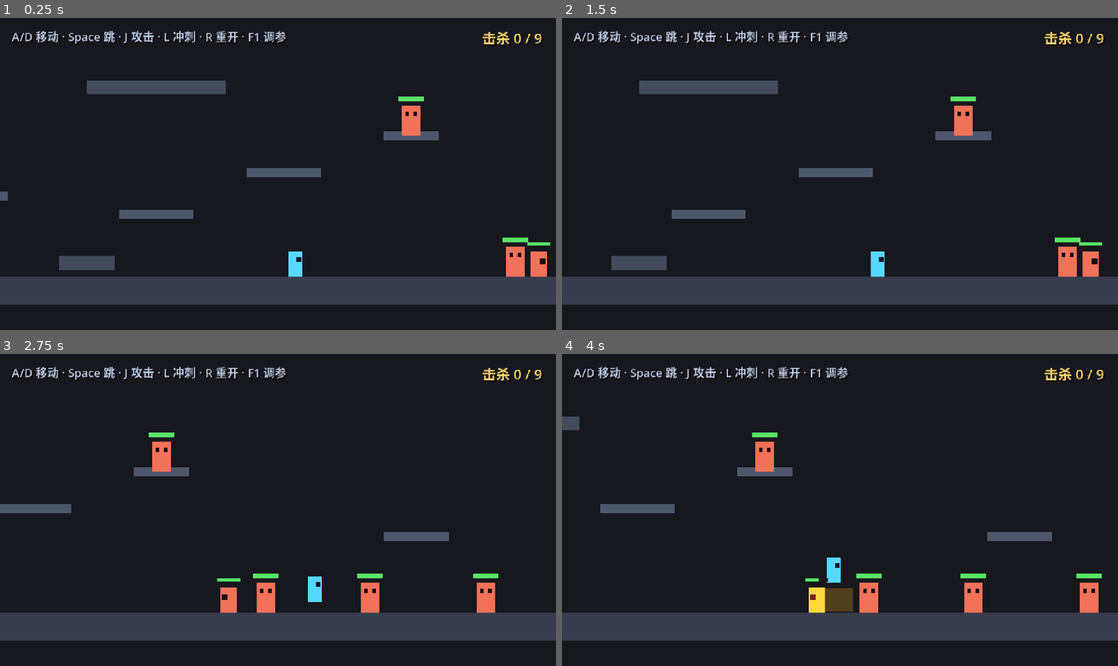
Above: before the commit, frames 1-4 (two rows, left to right).
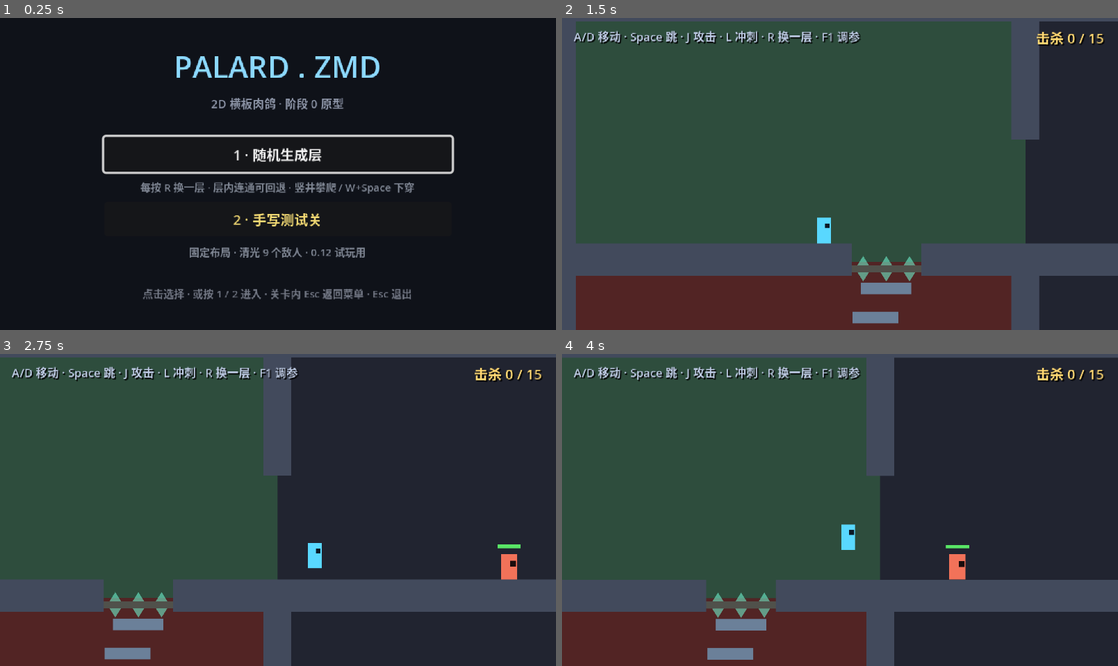
Above: after the commit, the same moments.

Repository: Palard-Lancelot/Palard-ZMD
Game: Godot game, scene res://scenes/menu/main_menu.tscn
The game is run twice, just before and just after one commit, with the same random seed, the same clock (stepped at 60 frames per second) and the same inputs. Before the commit the project starts from res://scenes/boot/boot.tscn.
Inputs (mouse positions are in pixels of both pictures, inside the frame that each line leads up to):
- Up to frame 1 (0.25 s): no input
- Up to frame 2 (1.5 s): click (840, 155) at 0.5 s, where only the run after the commit has a clickable "1 · 随机生成层"; tap Enter at 1.25 s; hold D (move_right) from 1.28 s (still down); tap 1 at 1.35 s
- Up to frame 3 (2.75 s): keep holding D (move_right); tap Space (jump) at 1.52, 1.82, 2.27, 2.3, 2.57 s; tap 2 at 1.55, 2.1 s
- Up to frame 4 (4 s): release D (move_right) at 2.78 s; hold A (move_left) 2.78-3.53 s; hold Space (jump) 2.78-3.53 s; tap 1 at 3.05 s; hold D (move_right) from 3.53 s (still down); tap J (attack) at 3.6 s; tap Space (jump) at 3.77 s; tap 2 at 3.8 s

The runs differ from the first frame. In frame 1, 18% of the frame differs, in the area x 0-100%, y 4-92%; in frame 2, 86%, in the area x 0-100%, y 0-100%; in frame 3, 61%; in frame 4, 67%.

Commit message:
feat(menu): 启动菜单 + 关卡 Esc 返回菜单 (DESIGN v1.3)
- 新增 scenes/menu/main_menu.tscn + scripts/menu/main_menu.gd，设为 main_scene
  1 / 2 或点击进入；菜单内 Esc 退出游戏
- headless 下菜单退化为自检，保留 README 记录的
  「参数自洽性检查：通过 ✓」验收方式
- 两个关卡的 Esc 从"直接退出"改为"返回菜单"
- GameTime 新增 unregister_camera()，屏震/复位加 is_instance_valid 守卫：
  来回切场景时 camera 会指向已释放节点，不加守卫会写失效对象
- 补脚本 .uid（含 menu 与新的下穿测试）

Diff:
--- a/project.godot
+++ b/project.godot
@@ -13,7 +13,7 @@
 config/name="Palard.zmd"
 config/description="以《明日方舟：终末地》为背景的 2D 横板肉鸽闯关游戏"
 config/version="0.1.0"
-run/main_scene="res://scenes/boot/boot.tscn"
+run/main_scene="res://scenes/menu/main_menu.tscn"
 config/features=PackedStringArray("4.7", "GL Compatibility")
 
 [autoload]
--- /dev/null
+++ b/scenes/menu/main_menu.tscn
@@ -0,0 +1,10 @@
+[gd_scene load_steps=2 format=3]
+
+[ext_resource type="Script" path="res://scripts/menu/main_menu.gd" id="1_menu"]
+
+[node name="MainMenu" type="Control"]
+anchor_right = 1.0
+anchor_bottom = 1.0
+grow_horizontal = 2
+grow_vertical = 2
+script = ExtResource("1_menu")
--- a/scripts/boot/boot.gd
+++ b/scripts/boot/boot.gd
@@ -11,6 +11,9 @@
 const FeelConfigScript := preload("res://scripts/config/feel_config.gd")
 
 const BOOTSTRAP_LOG_PREFIX := "[BOOT]"
+
+## 启动菜单（v1.3 起是项目主场景）
+const MENU_SCENE := "res://scenes/menu/main_menu.tscn"
 
 ## 手感配置 —— 全局唯一实例
 ## 用 Resource 而非 FeelConfig 类型标注：
@@ -72,10 +75,10 @@
 
 
 func _unhandled_input(event: InputEvent) -> void:
-	# 占位：阶段 0 后续任务会在这里处理玩家生成 / 重开
+	# v1.3：Esc 不再直接退出，改为返回启动菜单（在菜单里按 Esc 才是退出）
 	if event is InputEventKey and event.pressed and not event.echo:
-		if event.keycode == KEY_ESCAPE and not DisplayServer.get_name() == "headless":
-			get_tree().quit()
+		if event.keycode == KEY_ESCAPE and DisplayServer.get_name() != "headless":
+			get_tree().change_scene_to_file(MENU_SCENE)
 
 
 # ============================================================
--- a/scripts/core/game_time.gd
+++ b/scripts/core/game_time.gd
@@ -46,6 +46,12 @@
 		_shake_origin = camera.offset
 
 
+## 场景切换前调用：否则 camera 指向已释放节点，
+## 屏震/复位会去写一个失效对象（v1.3 起有启动菜单，来回切场景时必须解绑）
+func unregister_camera() -> void:
+	camera = null
+
+
 # ============================================================
 # 顿帧
 # ============================================================
@@ -92,7 +98,8 @@
 
 
 func _tick_shake() -> void:
-	if camera == null:
+	if camera == null or not is_instance_valid(camera):
+		camera = null
 		return
 	if _shake_frames <= 0:
 		_restore_camera()
@@ -114,5 +121,7 @@
 
 
 func _restore_camera() -> void:
-	if camera:
-		camera.offset = _shake_origin
+	if camera == null or not is_instance_valid(camera):
+		camera = null
+		return
+	camera.offset = _shake_origin
--- /dev/null
+++ b/scripts/menu/main_menu.gd
@@ -0,0 +1,200 @@
+extends Control
+## 启动菜单（DESIGN v1.3）
+##
+## 两个入口：
+##   1 · 随机生成层 —— 每按 R 换一层，验证「层内连通可回退」+ 竖井下穿
+##   2 · 手写测试关 —— 固定布局，清光 9 个敌人（0.12 试玩用）
+##
+## 键盘：1 / 2 直接进入；鼠标点击同样有效；Esc 退出
+##
+## ⚠️ 本场景是 main_scene，所以**无头自检也走这里**。
+##    README 记录的期望输出「参数自洽性检查：通过 ✓」必须继续成立，
+##    否则每周的 `--headless --quit-after 300` 自检就失效了。
+##
+## ⚠️ 从关卡返回菜单时，上一关的相机已被释放：
+##    必须 GameTime.reset() + unregister_camera()，
+##    否则屏震逻辑会去写一个已释放对象的 offset。
+
+const FeelConfigScript := preload("res://scripts/config/feel_config.gd")
+
+const HAND_LEVEL := "res://scenes/boot/boot.tscn"
+const GEN_LEVEL := "res://scenes/world/generated_level.tscn"
+
+const FONT_TITLE := 26
+const FONT_SUB := 10
+const FONT_BTN := 12
+const FONT_HINT := 9
+
+var _buttons: Array = []
+var _starting := false
+
+
+func _ready() -> void:
+	_clear_previous_level_state()
+	_build_ui()
+
+	if DisplayServer.get_name() == "headless":
+		_headless_selfcheck()
+		get_tree().quit()
+		return
+
+	if _buttons.size() > 0:
+		var first: Button = _buttons[0]
+		first.grab_focus()
+
+
+## 清掉上一关残留：顿帧计数、屏震状态、已释放的相机引用
+func _clear_previous_level_state() -> void:
+	var gt := get_node_or_null("/root/GameTime")
+	if gt == null:
+		return
+	gt.reset()
+	gt.unregister_camera()
+
+
+# ============================================================
+# UI
+# ============================================================
+
+func _build_ui() -> void:
+	# 根 Control 属于场景根（有视口尺寸），锚点可以正常使用。
+	# ⚠️ 这条与「CanvasLayer 上的 UI 不要用 anchors」不冲突 —— 那是另一回事。
+	anchor_left = 0.0
+	anchor_top = 0.0
+	anchor_right = 1.0
+	anchor_bottom = 1.0
+	offset_left = 0.0
+	offset_top = 0.0
+	offset_right = 0.0
+	offset_bottom = 0.0
+
+	var bg := ColorRect.new()
+	bg.color = Color(0.06, 0.07, 0.10, 1.0)
+	bg.anchor_right = 1.0
+	bg.anchor_bottom = 1.0
+	bg.mouse_filter = Control.MOUSE_FILTER_IGNORE
+	add_child(bg)
+
+	var center := CenterContainer.new()
+	center.anchor_right = 1.0
+	center.anchor_bottom = 1.0
+	add_child(center)
+
+	var box := VBoxContainer.new()
+	box.add_theme_constant_override("separation", 6)
+	center.add_child(box)
+
+	var title := Label.new()
+	title.text = "PALARD . ZMD"
+	title.add_theme_font_size_override("font_size", FONT_TITLE)
+	title.horizontal_alignment = HORIZONTAL_ALIGNMENT_CENTER
+	title.modulate = Color(0.55, 0.85, 1.0)
+	box.add_child(title)
+
+	var sub := Label.new()
+	sub.text = "2D 横板肉鸽 · 阶段 0 原型"
+	sub.add_theme_font_size_override("font_size", FONT_SUB)
+	sub.horizontal_alignment = HORIZONTAL_ALIGNMENT_CENTER
+	sub.modulate = Color(0.55, 0.58, 0.65)
+	box.add_child(sub)
+
+	box.add_child(_spacer(10))
+
+	_add_entry(box, "1 · 随机生成层",
+		"每按 R 换一层 · 层内连通可回退 · 竖井攀爬 / W+Space 下穿",
+		GEN_LEVEL, Color(0.45, 0.95, 0.85))
+	_add_entry(box, "2 · 手写测试关",
+		"固定布局 · 清光 9 个敌人 · 0.12 试玩用",
+		HAND_LEVEL, Color(0.95, 0.85, 0.45))
+
+	box.add_child(_spacer(10))
+
+	var hint := Label.new()
+	hint.text = "点击选择 · 或按 1 / 2 进入 · 关卡内 Esc 返回菜单 · Esc 退出"
+	hint.add_theme_font_size_override("font_size", FONT_HINT)
+	hint.horizontal_alignment = HORIZONTAL_ALIGNMENT_CENTER
+	hint.modulate = Color(0.45, 0.47, 0.52)
+	box.add_child(hint)
+
+
+func _spacer(h: float) -> Control:
+	var c := Control.new()
+	c.custom_minimum_size = Vector2(0.0, h)
+	return c
+
+
+## 一个入口 = 按钮 + 一行说明
+func _add_entry(parent: VBoxContainer, text: String, desc: String,
+		scene_path: String, color: Color) -> void:
+	var btn := Button.new()
+	btn.text = text
+	btn.custom_minimum_size = Vector2(300.0, 30.0)
+	btn.add_theme_font_size_override("font_size", FONT_BTN)
+	btn.add_theme_color_override("font_color", color)
+	btn.add_theme_color_override("font_hover_color", Color(1, 1, 1))
+	btn.pressed.connect(_start.bind(scene_path))
+	parent.add_child(btn)
+	_buttons.append(btn)
+
+	var label := Label.new()
+	label.text = desc
+	label.add_theme_font_size_override("font_size", FONT_HINT)
+	label.horizontal_alignment = HORIZONTAL_ALIGNMENT_CENTER
+	label.modulate = Color(0.5, 0.53, 0.58)
+	parent.add_child(label)
+
+
+# ============================================================
+# 输入 / 切换
+# ============================================================
+
+func _unhandled_input(event: InputEvent) -> void:
+	if _starting:
+		return
+	if not (event is InputEventKey) or not event.pressed or event.echo:
+		return
+
+	var handled := true
+	match event.keycode:
+		KEY_1, KEY_KP_1:
+			_start(GEN_LEVEL)
+		KEY_2, KEY_KP_2:
+			_start(HAND_LEVEL)
+		KEY_ESCAPE:
+			get_tree().quit()
+		_:
+			handled = false
+
+	if handled:
+		get_viewport().set_input_as_handled()
+
+
+func _start(scene_path: String) -> void:
+	if _starting:
+		return
+	_starting = true
+	_clear_previous_level_state()
+
+	var err: int = get_tree().change_scene_to_file(scene_path)
+	if err != OK:
+		_starting = false
+		push_error("切换场景失败：%s（错误码 %d）" % [scene_path, err])
+
+
+# ============================================================
+# 无头自检（等价于原 boot.gd 的自检输出，保持 README 的验收方式不变）
+# ============================================================
+
+func _headless_selfcheck() -> void:
+	var feel: Resource = FeelConfigScript.new()
+	print("[MENU] 启动菜单就绪（headless 自检）")
+	print("[MENU]   重力 %.1f px/s2 · 跳跃初速 %.1f px/s" % [feel.gravity, feel.jump_velocity])
+	print("[MENU]   => 跳跃高度 %.1f px（目标 48）· 滞空 %.3f s（目标 0.75）" % [
+		feel.jump_height_px(), feel.jump_airtime_seconds()])
+
+	var problems: Array = feel.validate()
+	if problems.is_empty():
+		print("[MENU] 参数自洽性检查：通过 ✓")
+	else:
+		for p in problems:
+			print("[MENU]   ⚠ " + p)
Not shown, added: scripts/menu/main_menu.gd.uid
